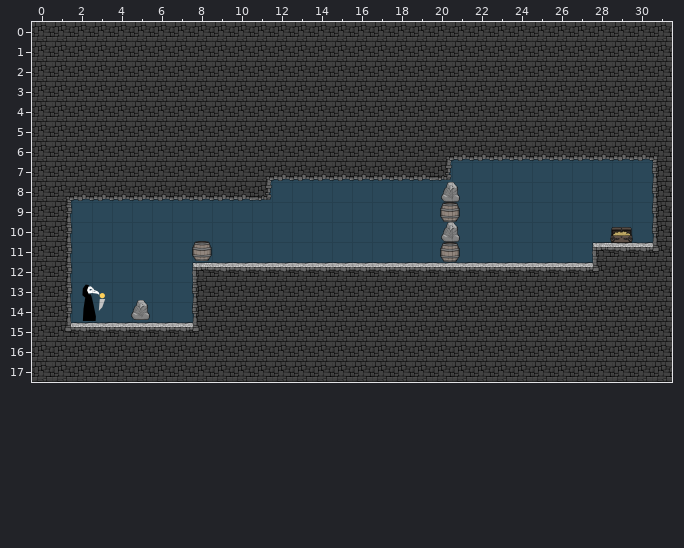
A Tiled map (JSON) gets an edit: Physics/Physics/assets/level9.tmj. This is how it looked before the edit.
Cells are 300x300 px. Shown: x 0..31, y 0..17.
The result:
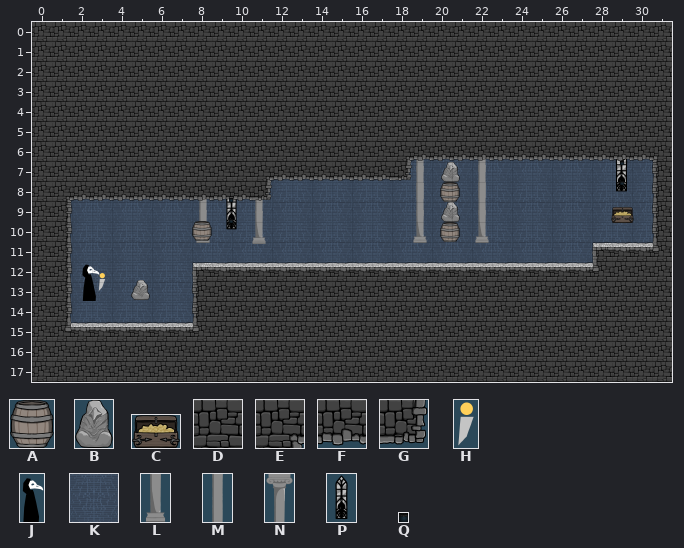
Key: from "GameObjects": A 1 "burnable", B 2 "nonburnable", C 4 "goaldoor"; from "PlatformTiles": D 26, E 32, F 38, G 39; from "PlayerTorchTiles": H 2 "torch", J 3 "player"; from "backgroundAssets": K 0 "brickBackground", L 1 "colB", M 2 "colM", N 3 "colT", P 4 "window", Q 10 "light".
_ is an empty cell.
Objects are placed by their top-left corner, in cells (3,4 is the top-left corner of cell 3,4); size is 1x1 cell unless given.
Edits made:
Layer "BackgroundTiles" (now shown):
added: K "brickBackground" at 12,6 size 2x2
added: K "brickBackground" at 16,6 size 2x2
added: K "brickBackground" at 14,6 size 2x2
added: K "brickBackground" at 20,6 size 2x2
added: K "brickBackground" at 18,6 size 2x2
added: K "brickBackground" at 24,6 size 2x2
added: K "brickBackground" at 22,6 size 2x2
added: K "brickBackground" at 28,6 size 2x2
added: K "brickBackground" at 26,6 size 2x2
added: K "brickBackground" at 30,6 size 2x2
added: K "brickBackground" at 2,8 size 2x2
added: K "brickBackground" at 4,8 size 2x2
added: K "brickBackground" at 6,8 size 2x2
added: K "brickBackground" at 8,8 size 2x2
added: K "brickBackground" at 10,8 size 2x2
added: K "brickBackground" at 12,8 size 2x2
added: K "brickBackground" at 14,8 size 2x2
added: K "brickBackground" at 16,8 size 2x2
added: K "brickBackground" at 18,8 size 2x2
added: K "brickBackground" at 20,8 size 2x2
added: K "brickBackground" at 22,8 size 2x2
added: K "brickBackground" at 24,8 size 2x2
added: K "brickBackground" at 26,8 size 2x2
added: K "brickBackground" at 28,8 size 2x2
added: K "brickBackground" at 30,8 size 2x2
added: K "brickBackground" at 2,10 size 2x2
added: K "brickBackground" at 4,10 size 2x2
added: K "brickBackground" at 6,10 size 2x2
added: K "brickBackground" at 8,10 size 2x2
added: K "brickBackground" at 10,10 size 2x2
added: K "brickBackground" at 12,10 size 2x2
added: K "brickBackground" at 14,10 size 2x2
added: K "brickBackground" at 16,10 size 2x2
added: K "brickBackground" at 18,10 size 2x2
added: K "brickBackground" at 20,10 size 2x2
added: K "brickBackground" at 22,10 size 2x2
added: K "brickBackground" at 24,10 size 2x2
added: K "brickBackground" at 26,10 size 2x2
added: K "brickBackground" at 28,10 size 2x2
added: K "brickBackground" at 30,10 size 2x2
added: K "brickBackground" at 4,12 size 2x2
added: K "brickBackground" at 2,12 size 2x2
added: K "brickBackground" at 6,12 size 2x2
added: K "brickBackground" at 2,14 size 2x2
added: K "brickBackground" at 4,14 size 2x2
added: K "brickBackground" at 6,14 size 2x2
Layer "Background":
added: N "colT" at 22,5.8 size 1x1.7
added: N "colT" at 18.9,5.9 size 1x1.7
added: P "window" at 28.8,6.5 size 1.4x2.2
added: M "colM" at 22,7.2 size 1x1.7
added: M "colM" at 18.9,7.2 size 1x1.7
added: N "colT" at 8,7.9 size 1x1.7
added: N "colT" at 10.9,7.9 size 1x1.7
added: M "colM" at 22,8 size 1x1.7
added: M "colM" at 18.9,8 size 1x1.7
added: P "window" at 9.3,8.3 size 1.3x2.2
added: L "colB" at 8,9.4 size 1x1.7
added: L "colB" at 22,9.4 size 1x1.7
added: L "colB" at 18.9,9.4 size 1x1.7
added: L "colB" at 10.9,9.4 size 1x1.7
Layer "Tile Layer 1":
y 6: x 18..20 DDE -> EFF
y 7: x 18..20 FFG -> G__
Layer "Enemies":
changed: C "goaldoor" at 28.9,10.2 size 1.2x0.8 -> C "goaldoor" at 29,9.3 size 1.2x0.8
Layer "Entities":
changed: B "nonburnable" at 20.4,8 -> B "nonburnable" at 20.4,7
changed: A "burnable" at 20.4,9 -> A "burnable" at 20.4,8
changed: B "nonburnable" at 20.4,10 -> B "nonburnable" at 20.4,9
changed: A "burnable" at 8,11 -> A "burnable" at 8,10
changed: A "burnable" at 20.4,11 -> A "burnable" at 20.4,10
changed: B "nonburnable" at 5,13.9 size 0.9x1 -> B "nonburnable" at 5,12.9 size 0.9x1
Layer "Player":
changed: H "torch" at 3.3,13.5 size 0.5x1 -> H "torch" at 3.3,12.5 size 0.5x1
changed: J "player" at 2.4,13 size 1x2 -> J "player" at 2.4,12 size 1x2
Layer "Action Entities":
added: Q "light" at 29.4,7 size 0.2x0.2
added: Q "light" at 29.4,8 size 0.2x0.2
added: Q "light" at 9.9,8.8 size 0.2x0.2
added: Q "light" at 9.9,9.9 size 0.2x0.2
Boxes around the changes in both pictures, in picture pixels (x1, y1, x2, y2):
changed: (72, 154, 654, 323)
